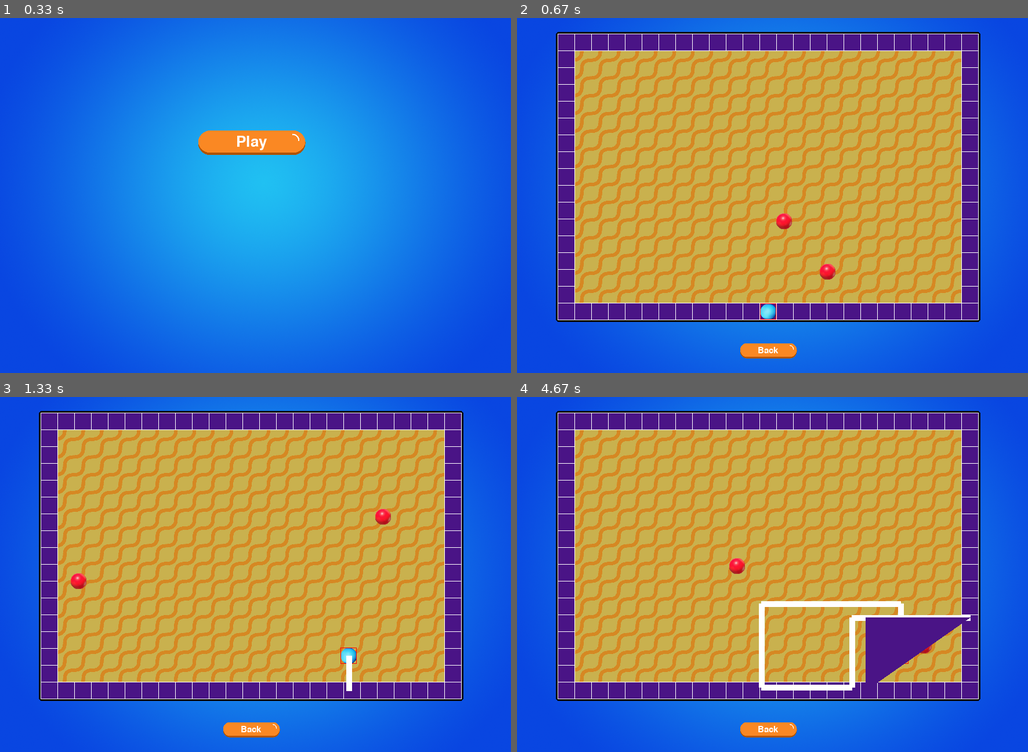
Above: before the commit, frames 1-4 (two rows, left to right).
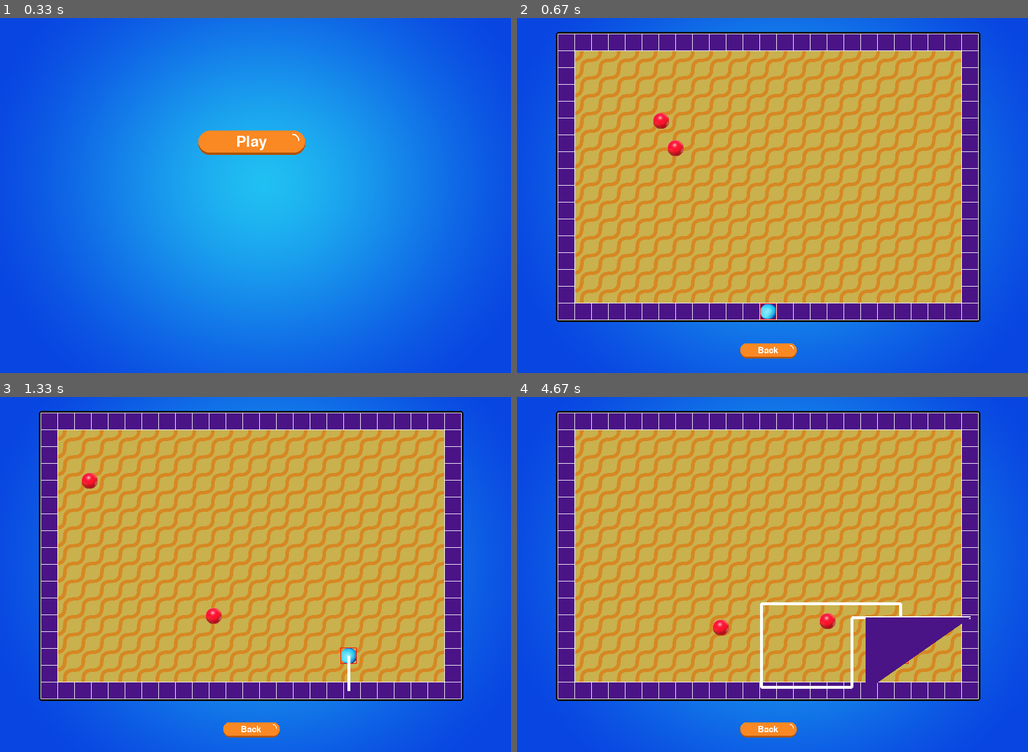
Above: after the commit, the same moments.

Repository: YoniPony1/occupy-game
Game: pygame game, started from game.py
The game is run twice, just before and just after one commit, with the same random seed, the same clock (stepped at 60 frames per second) and the same inputs.
Inputs:
- Up to frame 1 (0.33 s): no input
- Up to frame 2 (0.67 s): click "Play" at 0.38 s
- Up to frame 3 (1.33 s): hold Right 0.67-1.13 s; hold Up from 1.17 s (still down)
- Up to frame 4 (4.67 s): release Up at 1.47 s; hold Right 1.5-1.97 s; hold Left 2-2.53 s; hold Down 2.57-2.87 s; hold Left 2.9-3.3 s; hold Up 3.33-3.7 s; hold Right 3.73-4.37 s; hold Down from 4.4 s (still down)

Frame 1 is identical in both runs. In frame 2, 0.5% of the frame differs, in the area x 26-63%, y 26-74%; in frame 3, 0.5%; in frame 4, 1.1%, in the area x 38-89%, y 45-83%.

Commit message:
files, and polygon collision
orginize files, and working on ball bouncing on polygon shapes

Diff:
--- a/game.py
+++ b/game.py
@@ -81,6 +81,9 @@
         self.window_height = 0.85*self.monitor_height
         pygame.display.set_caption("game")
         self.window = pygame.display.set_mode((self.window_width, self.window_height))
+
+        print(f"monitor: {self.monitor_width}, {self.monitor_height}")
+        print(f"og board size: {1425}, {969}")
         # sets max width
         if self.monitor_width/self.monitor_height > 1.78:
             self.max_width = (56/45)*self.monitor_height
@@ -100,6 +103,7 @@
         self.ball = pygame.image.load("ball5.png")
 
         # vars
+        self.board_size = []
         self.board_area = []
         self.player_drawn = False
         self.field_init = False
@@ -124,6 +128,7 @@
         pygame.draw.rect(self.window, "#4a1486", board)
         board_x_end, board_y_end = board_x+board_width-1, board_y+board_height-1
         self.board_area = [board_x, board_y, board_x + board_width - 1, board_y + board_height - 1]
+        self.board_size = [board_width, board_height]
 
         # outline
         outline_thick = round(0.0051*board_height)
@@ -168,10 +173,10 @@
         self.back_button.draw()
 
     def balls(self):
-        ball1_size = round(0.8 * self.max_width / 25) - 1
+        ball1_size = self.board_size[0]/25 - 1
         if not self.ball_init:  # only when it is the first time (initiate)
-            self.ball1 = Ball(self.ball, (ball1_size, ball1_size), (400, 200), [0.5, 1], 10)
-            self.ball2 = Ball(self.ball, (ball1_size, ball1_size), (700, 500), [-1, -0.35], 10)
+            self.ball1 = Ball(self.ball, (ball1_size, ball1_size), (0.3*self.board_size[0], 0.14*self.board_size[0]), [0.5, 1], 0.007*self.board_size[0])
+            self.ball2 = Ball(self.ball, (ball1_size, ball1_size), (0.5*self.board_size[0], 0.35*self.board_size[0]), [-1, -0.35], 0.007*self.board_size[0])
             self.ball_init = True
         self.ball1.draw()
         self.ball2.draw()
@@ -280,10 +285,10 @@
 
     def draw_lines(self):
         if self.in_field:
-            pygame.draw.line(self.window, "white", self.player_rect.center, self.points[-1], 10)
+            pygame.draw.line(self.window, "white", self.player_rect.center, self.points[-1], round(.007*self.board_size[0]))
 
             for i in range(len(self.points)-1):
-                pygame.draw.line(self.window, "white", self.points[i], self.points[i+1], 10)
+                pygame.draw.line(self.window, "white", self.points[i], self.points[i+1], round(0.007*self.board_size[0]))
 
     def main_loop(self):
         run = True
--- /dev/null
+++ b/polgon collisions with lines.py
@@ -0,0 +1,110 @@
+import pygame
+
+pygame.init()
+
+# clock
+clock = pygame.time.Clock()
+
+# window
+width, height = 1280, 720
+window = pygame.display.set_mode((width, height))
+pygame.display.set_caption("polygon")
+
+# polygon
+polygon_points = [(150, 140), (150, 300), (450, 300), (450, 650), (600, 650), (600, 400), (950, 400), (950, 550),
+                  (1150, 550), (1150, 260), (750, 260), (750, 140)]
+
+# lines
+lines = []
+for i in range(len(polygon_points) - 1):
+    lines.append([polygon_points[i], polygon_points[i + 1]])
+lines.append([polygon_points[-1], polygon_points[0]])
+vertical_lines = []
+horizontal_lines = []
+
+if lines[0][0][0] == lines[0][1][0]:
+    # first line is vertical
+    ver_first = 0
+    hor_first = 1
+else:
+    # first line is horizontal
+    ver_first = 1
+    hor_first = 0
+for i in range(0, len(lines) + 1, 2):
+    # i = (0,2,4,6,8.....)
+    if ver_first + i < len(lines) and hor_first + i < len(lines):
+        vertical_lines.append(lines[ver_first + i])
+        horizontal_lines.append(lines[hor_first + i])
+print(vertical_lines)
+print(horizontal_lines)
+
+# ball
+color = "red"
+ball = pygame.Rect(100, 10, 50, 50)
+direction = [-0.6, 0.8]
+speed = 5
+
+
+def collision():
+    for line in horizontal_lines:
+        x1, y1 = line[0][0], line[0][1]
+        x2, y2 = line[1][0], line[1][1]
+        # (x value)  if ball inside line or line inside ball
+        if (x1 <= ball.left <= x2 or x2 <= ball.left <= x1) \
+                or (x1 <= ball.right <= x2 or x2 <= ball.right <= x1) \
+                or (ball.left <= x1 <= ball.right or ball.left <= x2 <= ball.right):
+            # from top
+            if abs(ball.bottom - y1) < speed:
+                direction[1] *= -1
+            # from bottom
+            if abs(ball.top - y1) < speed:
+                direction[1] *= -1
+
+    for line in vertical_lines:
+        x1, y1 = line[0][0], line[0][1]
+        x2, y2 = line[1][0], line[1][1]
+        # (y value)  if ball inside line or line inside ball
+        if (y1 <= ball.top <= y2 or y2 <= ball.top <= y1) \
+                or (y1 <= ball.bottom <= y2 or y2 <= ball.bottom <= y1) \
+                or (ball.top <= y1 <= ball.bottom or ball.top <= y2 <= ball.bottom):
+            # from left
+            if abs(ball.right - x1) < speed:
+                direction[0] *= -1
+            # from right
+            if abs(ball.left - x1) < speed:
+                direction[0] *= -1
+
+
+def move_ball():
+    destination = (ball.x + speed * direction[0], ball.y + speed * direction[1])
+    # checks if hit the edge
+    if not 0 < destination[0] < width - ball.width:
+        direction[0] *= -1
+    if not 0 < destination[1] < height - ball.height:
+        direction[1] *= -1
+    destination = (ball.x + speed * direction[0], ball.y + speed * direction[1])
+    # move ball
+    ball.topleft = destination
+
+
+# main loop
+run = True
+while run:
+    # fps
+    clock.tick(60)
+
+    # ball movement
+    move_ball()
+    collision()
+    # draw
+    window.fill("orange")  # background
+    pygame.draw.polygon(window, "white", polygon_points)  # polygon
+    for line in lines:
+        pygame.draw.line(window, "blue", line[0], line[1], 5)  # ----------- lines
+    pygame.draw.rect(window, "red", ball)  # --------------------------- ball
+    pygame.display.update()
+
+    # events
+    for event in pygame.event.get():
+        if event.type == pygame.QUIT:
+            run = False
--- a/polygon collision.py
+++ b/polygon collision.py
@@ -6,7 +6,7 @@
 clock = pygame.time.Clock()
 
 # window
-width, height = 1920, 1080
+width, height = 1280, 720
 window = pygame.display.set_mode((width, height))
 pygame.display.set_caption("polygon")
 
@@ -18,25 +18,39 @@
 polygon_mask = pygame.mask.from_surface(polygon_surface)
 mask_image = polygon_mask.to_surface()
 polygon_surface_pos = (60, 100)
+polygon_rect = polygon_surface.get_rect(topleft=polygon_surface_pos)
 
 # ball
 ball_surface = pygame.Surface((50, 50), pygame.SRCALPHA)
 ball_surface.fill("black")
-direction = [1, -0.8]
-speed = 4
+direction = [-0.6, 0.8]
+speed = 7
 ball_mask = pygame.mask.from_surface(ball_surface)
 ball_surface_rect = ball_surface.get_rect()
-ball_surface_rect.topleft = (400, 600)
+ball_surface_rect.topleft = (100, 10)
 
 
 def check_for_collision():
+    color = "red"
     destination = (ball_surface_rect.x + speed * direction[0], ball_surface_rect.y + speed * direction[1])
+    # rect collision
+    if ball_surface_rect.colliderect(polygon_rect):
+        # mask collision
+        if polygon_mask.overlap(ball_mask, (ball_surface_rect.x - polygon_surface_pos[0], ball_surface_rect.y - polygon_surface_pos[1])):
+            color = "green"
+            collision = polygon_mask.overlap(ball_mask, (destination[0] - polygon_surface_pos[0], destination[1] - polygon_surface_pos[1]))
+            if collision:
+                collision = (collision[0]+polygon_surface_pos[0], collision[1]+polygon_surface_pos[1])
+                print(collision, ball_surface_rect.bottomright)
+                if ball_surface_rect.left == collision[0]+4:
+                    print("left")
+                if ball_surface_rect.right == collision[0]+46:
+                    print("right")
 
-    if polygon_mask.overlap(ball_mask, (destination[0] - polygon_surface_pos[0], destination[1] - polygon_surface_pos[1])):
-        color = "green"
-        print(ball_mask.overlap(polygon_mask, (polygon_surface_pos[0] - destination[0], polygon_surface_pos[1] - destination[1] )))
+
     else:
         color = "red"
+
     return color
 
 
@@ -47,7 +61,7 @@
         direction[0] *= -1
     if not 0 < destination[1] < height-ball_surface_rect.height:
         direction[1] *= -1
-
+    destination = (ball_surface_rect.x + speed * direction[0], ball_surface_rect.y + speed * direction[1])
     # move ball
     ball_surface_rect.topleft = destination
 
@@ -63,10 +77,11 @@
     move_ball()
 
     # draw
-    window.fill("orange")
-    window.blit(polygon_surface, polygon_surface_pos)
-    ball_surface.fill(color)
-    window.blit(ball_surface, ball_surface_rect)
+    window.fill("orange")                              # background
+    window.blit(polygon_surface, polygon_surface_pos)  # polygon
+    #pygame.draw.rect(window, "red", polygon_rect, 5)   # polygon rect
+    ball_surface.fill(color)                           # ball fill
+    window.blit(ball_surface, ball_surface_rect)       # ball
     pygame.display.update()
 
     # events
Binary file removed: Background3.png
Renamed: Background.png -> not used images/Background.png
Renamed: ball.png -> not used images/ball.png
Renamed: ball2.png -> not used images/ball2.png
Renamed: ball4.png -> not used images/ball4.png
Renamed: blue_button.png -> not used images/blue_button.png
Renamed: button.png -> not used images/button.png
Renamed: img1.png -> not used images/button2.png
Renamed: Lovepik_com-401151017-cartoon-button-click-button.png -> not used images/buttons.png
Renamed: pattern.png -> not used images/pattern.png
Renamed: pattern2.png -> not used images/pattern2.png
Renamed: short_button.png -> not used images/short_button.png
(and 3 more such lines)
